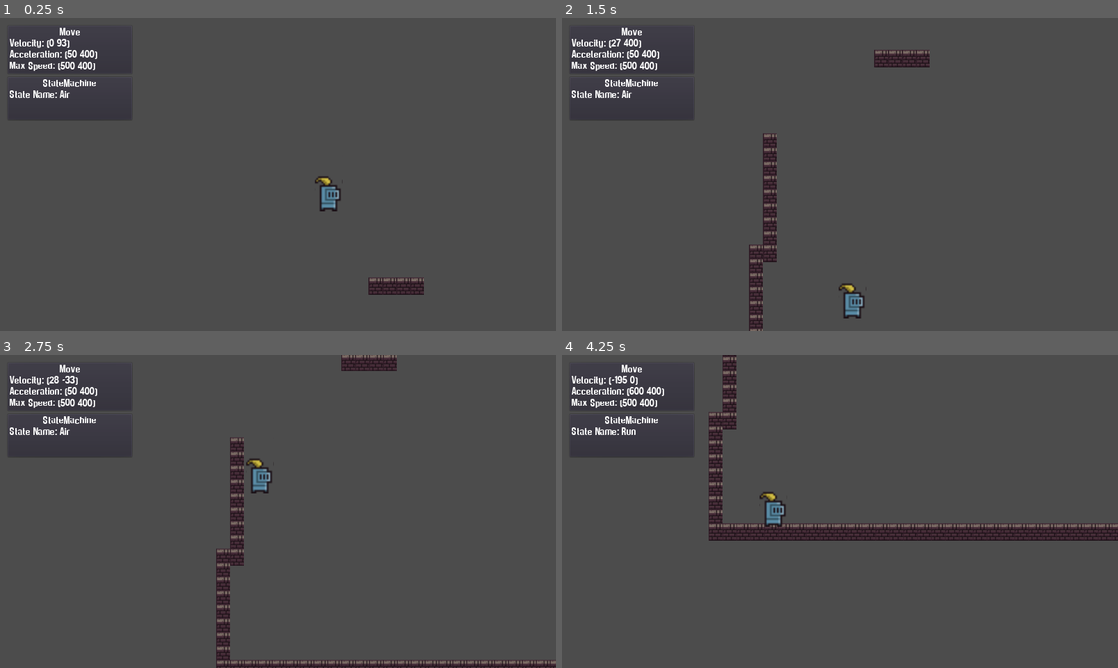
Above: before the commit, frames 1-4 (two rows, left to right).
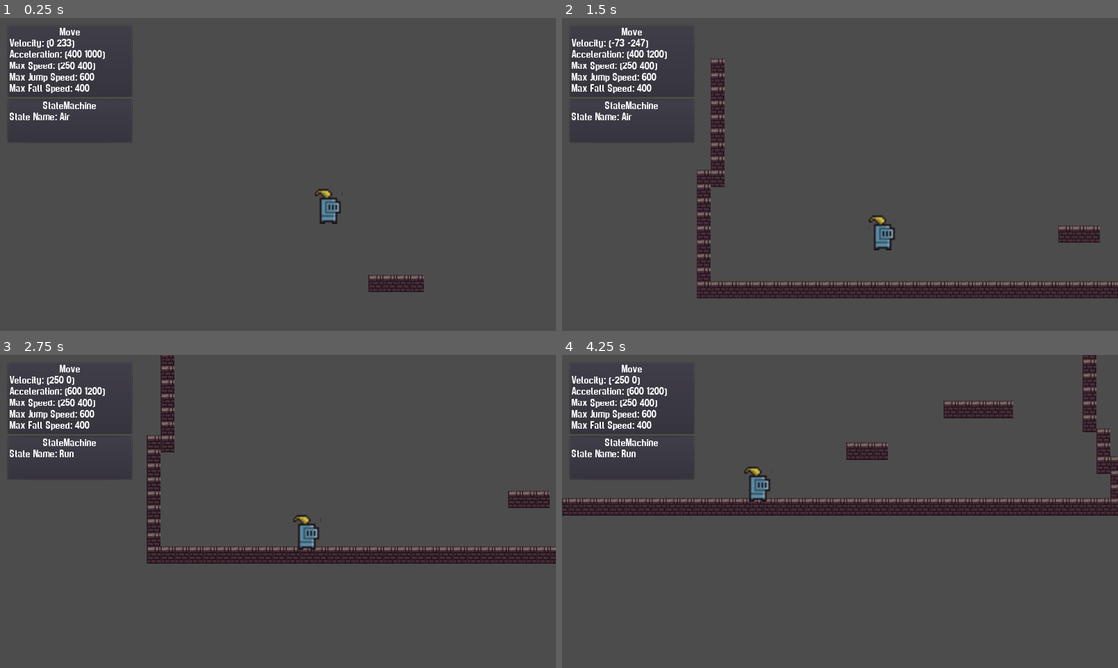
Above: after the commit, the same moments.

Repository: gregpennefather/jingle-game-jam-entry-2019
Game: Godot game, scene res://Scenes/DungeonScene.tscn
Two runs of this game, one before a commit and one after it. Both use one fixed random seed, a clock stepped at 60 frames per second and the inputs below.
Inputs (mouse positions are in pixels of both pictures, inside the frame that each line leads up to):
- Up to frame 1 (0.25 s): no input
- Up to frame 2 (1.5 s): move the mouse to (962, 158) at 0.52 s; hold D (move_right) 0.53-1.28 s; hold W (jump) 0.53-1.28 s; move the mouse to (728, 190) at 1.27 s; hold Left (move_left) from 1.28 s (still down); tap W (jump) at 1.35 s
- Up to frame 3 (2.75 s): tap W (jump) at 1.52, 1.82 s; move the mouse to (333, 442) at 2.02 s; release Left (move_left) at 2.03 s; hold D (move_right) from 2.03 s (still down); hold W (jump) from 2.03 s (still down)
- Up to frame 4 (4.25 s): move the mouse to (812, 574) at 2.77 s; release W (jump) at 2.78 s; tap W (jump) at 2.85, 3.02, 3.32 s; move the mouse to (1006, 558) at 3.52 s; release D (move_right) at 3.53 s; hold Left (move_left) from 3.53 s (still down); hold W (jump) from 3.53 s (still down)

The runs differ from the first frame. In frame 1, 1.8% of the frame differs, in the area x 1-77%, y 6-89%; in frame 2, 9.3%; in frame 3, 11%; in frame 4, 13%, in the area x 0-100%, y 0-60%.

Commit message:
Tweaking the movement formula

Diff:
--- a/Game/Player/Player.tscn
+++ b/Game/Player/Player.tscn
@@ -31,7 +31,7 @@
 [node name="FloorDetector" type="RayCast2D" parent="."]
 position = Vector2( 0, -10 )
 enabled = true
-cast_to = Vector2( 0, 12 )
+cast_to = Vector2( 0, 11 )
 collision_mask = 2
 
 [node name="StateMachine" parent="." instance=ExtResource( 2 )]
@@ -39,6 +39,10 @@
 
 [node name="Move" parent="StateMachine" instance=ExtResource( 3 )]
 script = ExtResource( 4 )
+max_speed_default = Vector2( 250, 400 )
+acceleration_default = Vector2( 600, 1200 )
+jump_impulse = 350.0
+max_jump_speed = 600
 
 [node name="Idle" parent="StateMachine/Move" instance=ExtResource( 3 )]
 script = ExtResource( 9 )
@@ -48,6 +52,13 @@
 
 [node name="Air" parent="StateMachine/Move" instance=ExtResource( 3 )]
 script = ExtResource( 6 )
-acceleration_x = 50.0
+acceleration_x = 400.0
+fall_acceleration = 800.0
+extended_jump_impulse_factor = 0.75
+
+[node name="JumpDuration" type="Timer" parent="StateMachine/Move/Air"]
+wait_time = 0.5
+one_shot = true
 
 [node name="CameraRig" parent="." instance=ExtResource( 8 )]
+[connection signal="timeout" from="StateMachine/Move/Air/JumpDuration" to="StateMachine/Move/Air" method="_on_JumpDuration_timeout"]
--- a/Game/Player/States/Move/Air.gd
+++ b/Game/Player/States/Move/Air.gd
@@ -1,24 +1,35 @@
 extends State
 
 export var acceleration_x: = 5000.0
+export var fall_acceleration = 200.0
+export var extended_jump_impulse_factor := 0.75
+
+var jump_active: bool = false
+var just_jumped: bool = false
+var initial_jump_impulse := 0
 
 onready var move:= get_parent()
 
 func unhandled_input(event: InputEvent) -> void:
+	if Input.get_action_strength("jump") == 0 and jump_active:
+		exit_jump()
 	move.unhandled_input(event)
 
 func physics_process(delta: float) -> void:
+	if not owner.is_on_ground() and jump_active:
+		move.velocity = move.calculate_velocity(move.velocity, move.max_speed, move.max_jump_speed, move.max_fall_speed, Vector2(0, initial_jump_impulse) * extended_jump_impulse_factor, delta, Vector2.UP)
+
 	move.physics_process(delta)
-	print('air: %s' %owner.is_on_ground())
 
-	if owner.is_on_ground():
-		print('move_direction: %s' %move.get_move_direction())
+
+	if owner.is_on_ground() and not just_jumped:
+		print('leaving jump state')
 		if move.get_move_direction().x == 0:
 			_state_machine.transition_to("Move/Idle")
 		else:
 			_state_machine.transition_to("Move/Run")
 
-
+	just_jumped = false
 
 func enter(msg: Dictionary = {}) -> void:
 	move.enter(msg)
@@ -28,19 +39,37 @@
 		move.velocity = msg.velocity
 		move.max_speed.x = max(abs(msg.velocity.x), move.max_speed.x)
 	if "impulse" in msg:
-		print('impulse')
-		move.velocity += calculate_jump_velocity(msg.impulse)
-		print('move.velocity %s' %move.velocity)
+		enter_jump(msg.impulse)
+
+func enter_jump(impulse: float) -> void:
+	print('enter jump')
+	jump_active = true
+	just_jumped = true
+	move.acceleration.y = fall_acceleration
+	initial_jump_impulse = impulse
+	move.velocity += calculate_jump_velocity(impulse)
+	$JumpDuration.start()
+
+func exit_jump() -> void:
+	print('exit jump at %s' %move.velocity)
+	move.acceleration.y = move.acceleration_default.y
+	$JumpDuration.stop()
 
 func exit() -> void:
 	move.acceleration.x = move.acceleration_default.x
+	move.acceleration.y = move.acceleration_default.y
 	get_parent().exit()
 
 func calculate_jump_velocity(impulse := 0.0) -> Vector2:
 	return move.calculate_velocity(
 		move.velocity,
 		move.max_speed,
+		move.max_jump_speed,
+		move.max_fall_speed,
 		Vector2(0, impulse),
 		1.0,
 		Vector2.UP
 	)
+
+func _on_JumpDuration_timeout():
+	exit_jump()
--- a/Game/Player/States/Move/Idle.gd
+++ b/Game/Player/States/Move/Idle.gd
@@ -19,6 +19,5 @@
 	move.max_speed = move.max_speed_default
 	move.velocity = Vector2.ZERO
 
-
 func exit() -> void:
 	get_parent().exit()
--- a/Game/Player/States/Move/Move.gd
+++ b/Game/Player/States/Move/Move.gd
@@ -1,8 +1,10 @@
 extends State
 
-export var max_speed_default := Vector2(500.0, 400.0)
-export var acceleration_default := Vector2(600.0, 400.0)
-export var jump_impulse := 400.0
+export var max_speed_default := Vector2(300.0, 400.0)
+export var acceleration_default := Vector2(1000.0, 1000.0)
+export var jump_impulse := 200.0
+export var max_jump_speed := 800
+export var max_fall_speed := 400
 
 var acceleration := acceleration_default
 var max_speed := max_speed_default
@@ -11,16 +13,17 @@
 
 func unhandled_input(event: InputEvent) -> void:
 	if owner.is_on_ground() and event.is_action_pressed("jump"):
-		print('jump')
 		_state_machine.transition_to("Move/Air", { impulse = jump_impulse })
 
 func physics_process(delta: float) -> void:
-	velocity = calculate_velocity(velocity, max_speed, acceleration, delta, get_move_direction())
+	velocity = calculate_velocity(velocity, max_speed, max_jump_speed, max_fall_speed, acceleration, delta, get_move_direction())
 	velocity = owner.move_and_slide(velocity, owner.FLOOR_NORMAL)
 
 static func calculate_velocity(
 		old_velocity: Vector2,
 		max_speed: Vector2,
+		max_jump_speed: float,
+		max_fall_speed: float,
 		acceleration: Vector2,
 		delta: float,
 		move_direction: Vector2
@@ -29,7 +32,7 @@
 
 		new_velocity += move_direction * acceleration * delta
 		new_velocity.x = clamp(new_velocity.x, -max_speed.x, max_speed.x)
-		new_velocity.y = clamp(new_velocity.y, -max_speed.y, max_speed.y)
+		new_velocity.y = clamp(new_velocity.y, -max_jump_speed, max_fall_speed)
 
 		return new_velocity
 
--- a/Game/Player/States/Move/Run.gd
+++ b/Game/Player/States/Move/Run.gd
@@ -9,6 +9,8 @@
 	if owner.is_on_ground():
 		if move.get_move_direction().x == 0.0:
 			_state_machine.transition_to("Move/Idle")
+		if sign(move.get_move_direction().x) != sign(move.velocity.x):
+			move.velocity.x = 0
 	else:
 		_state_machine.transition_to("Move/Air")
 	move.physics_process(delta)
--- a/Game/Scenes/DungeonScene.tscn
+++ b/Game/Scenes/DungeonScene.tscn
@@ -19,22 +19,22 @@
 
 [node name="VBoxContainer" type="VBoxContainer" parent="UI/DebugDock"]
 margin_right = 290.0
-margin_bottom = 220.0
+margin_bottom = 272.0
 
 [node name="DebugPanel" parent="UI/DebugDock/VBoxContainer" instance=ExtResource( 3 )]
 anchor_right = 0.0
 anchor_bottom = 0.0
 margin_right = 290.0
-margin_bottom = 114.0
+margin_bottom = 166.0
 reference_path = NodePath("../../../../Player/StateMachine/Move")
-properties = PoolStringArray( "velocity", "acceleration", "max_speed" )
+properties = PoolStringArray( "velocity", "acceleration", "max_speed", "max_jump_speed", "max_fall_speed" )
 
 [node name="DebugPanel2" parent="UI/DebugDock/VBoxContainer" instance=ExtResource( 3 )]
 anchor_right = 0.0
 anchor_bottom = 0.0
-margin_top = 118.0
+margin_top = 170.0
 margin_right = 290.0
-margin_bottom = 220.0
+margin_bottom = 272.0
 reference_path = NodePath("../../../../Player/StateMachine")
 properties = PoolStringArray( "_state_name" )
 
@@ -44,9 +44,12 @@
 cell_tile_origin = 1
 collision_layer = 2
 format = 1
-tile_data = PoolIntArray( 65536, 1, 0, 65537, 1, 0, 65538, 1 …(1183 unchanged characters)… , 0, 1245227, 0, 0, 1376255, 0, 0, 1310763, 0, 0, 1441791, 0, 0, 1376299, 0, 0,  …(765 unchanged characters)…
+tile_data = PoolIntArray( 65536, 1, 0, 65537, 1, 0, 65538, 1 …(1183 unchanged characters)… , 0, 1245227, 0, 0, 1376255, 0, 0, 1310745, 0, 0, 1310746, 0, 0, 1310747, 0, 0, 1310763, 0, 0, 1441791, 0, 0, 1376299, 0, 0,  …(765 unchanged characters)…
 
 [node name="Player" parent="." instance=ExtResource( 2 )]
 position = Vector2( 80.2333, -44.588 )
 
+[node name="JumpDuration" parent="Player/StateMachine/Move/Air" index="0"]
+wait_time = 0.3
+
 [editable path="Player"]
